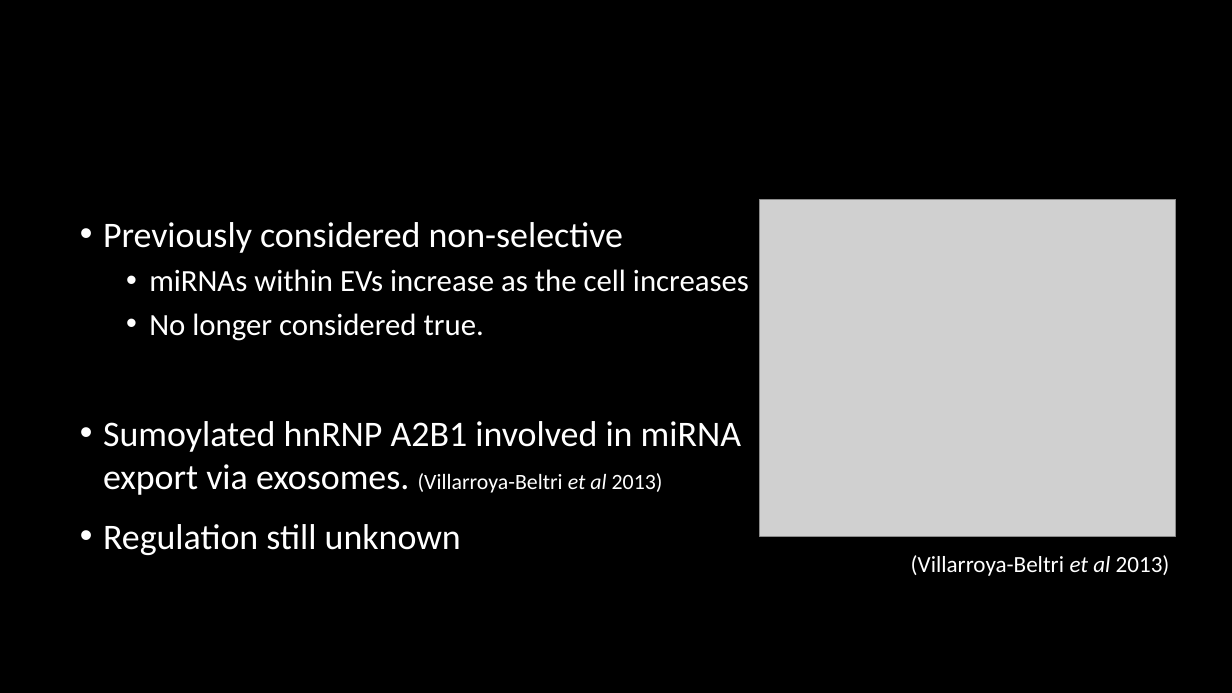
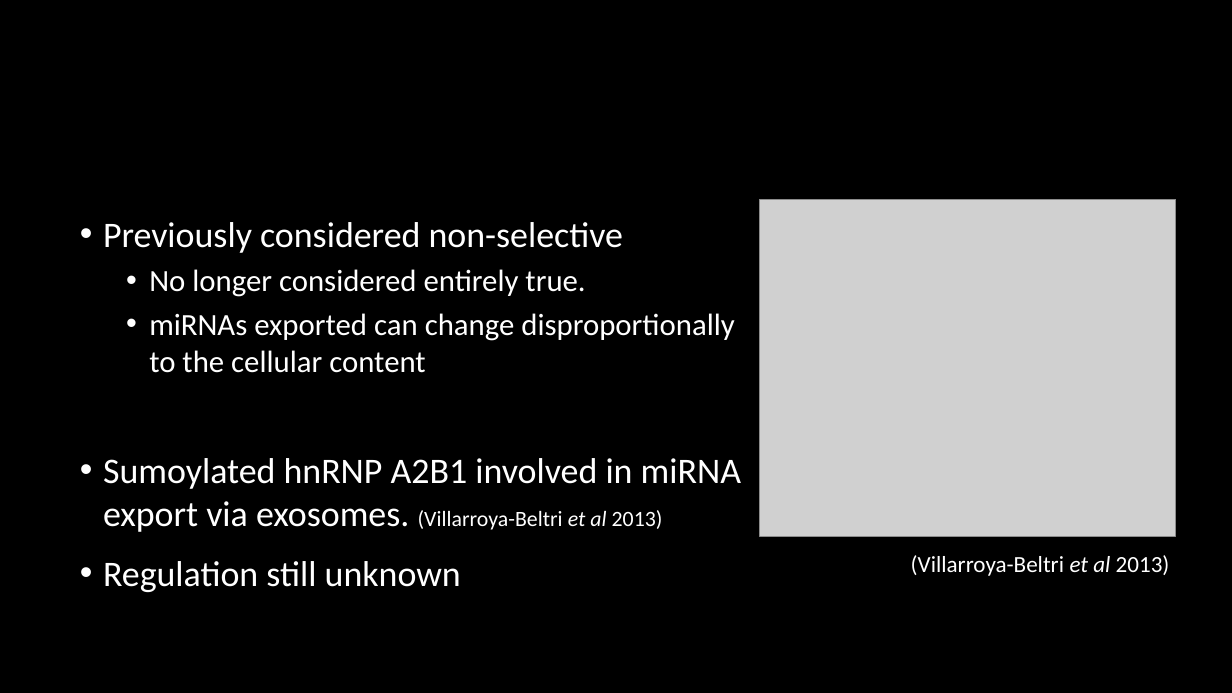
Before and after one commit to HarleyRobinson/Honours2, a slide deck: slide 4 of BackgroundInfo/Selective export of microRNA via extracellular vesicles.pptx. Drawn at 1232x693 pixels with LibreOffice and Linux fonts; fonts in the diff are those of the drawing; grey boxes stand for pictures; background and template pictures are left out. Boxes give left, top, right and bottom in pixels: in the first picture for what was removed or moved away, otherwise in the second. Text is boxed around its words. In the diff, an @@ line names an element or a change of style, - is before the commit and + after.

```diff
--- a/BackgroundInfo/Selective export of microRNA via extracellular vesicles.pptx
+++ b/BackgroundInfo/Selective export of microRNA via extracellular vesicles.pptx
@@ text at bbox=[149, 269, 734, 373]: text changed @@
-  • miRNAs within EVs increase as the cell increases
-  • No longer considered true.
+  • No longer considered entirely true.
+  • miRNAs exported can change disproportionally to the cellular content
```
Also in this commit, not shown: 5 other slides changed, 25 other files.
